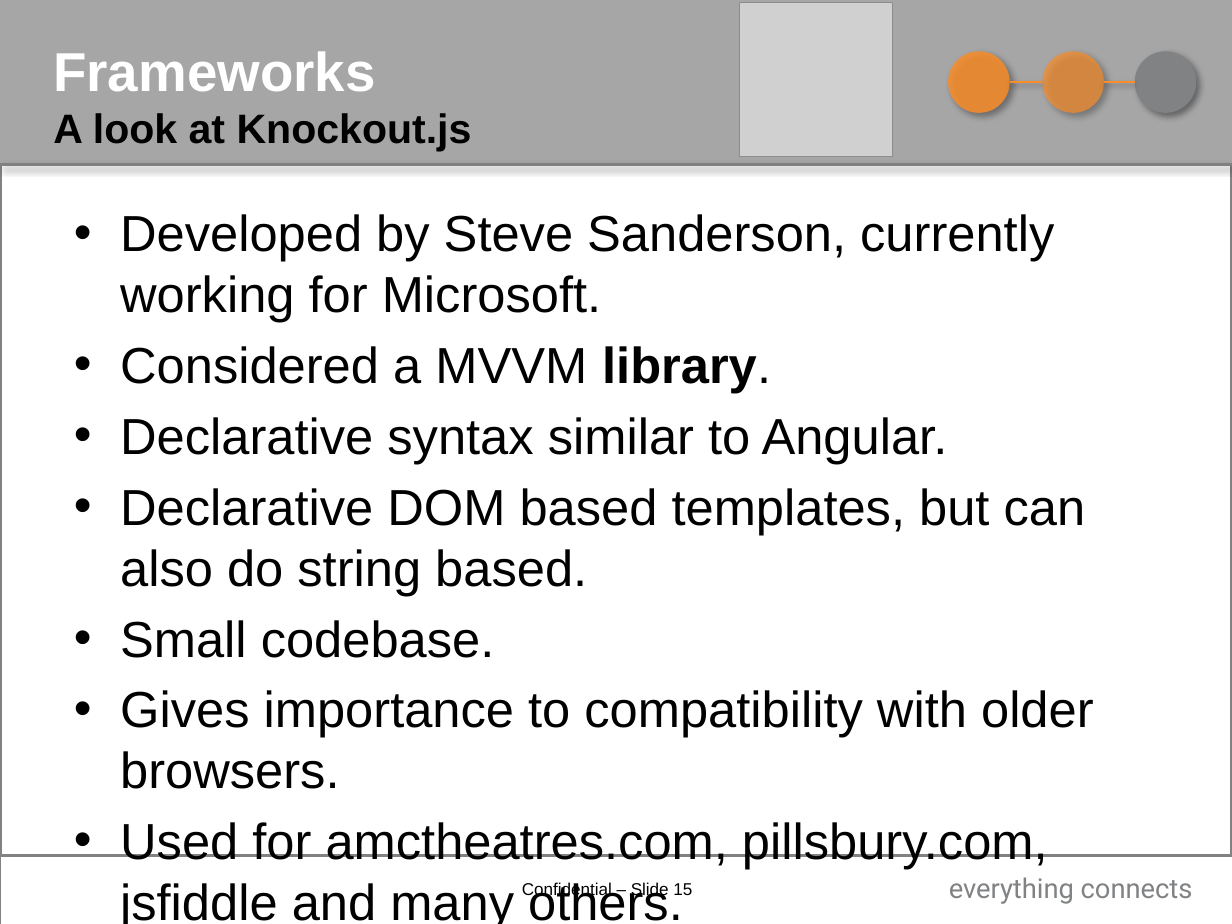
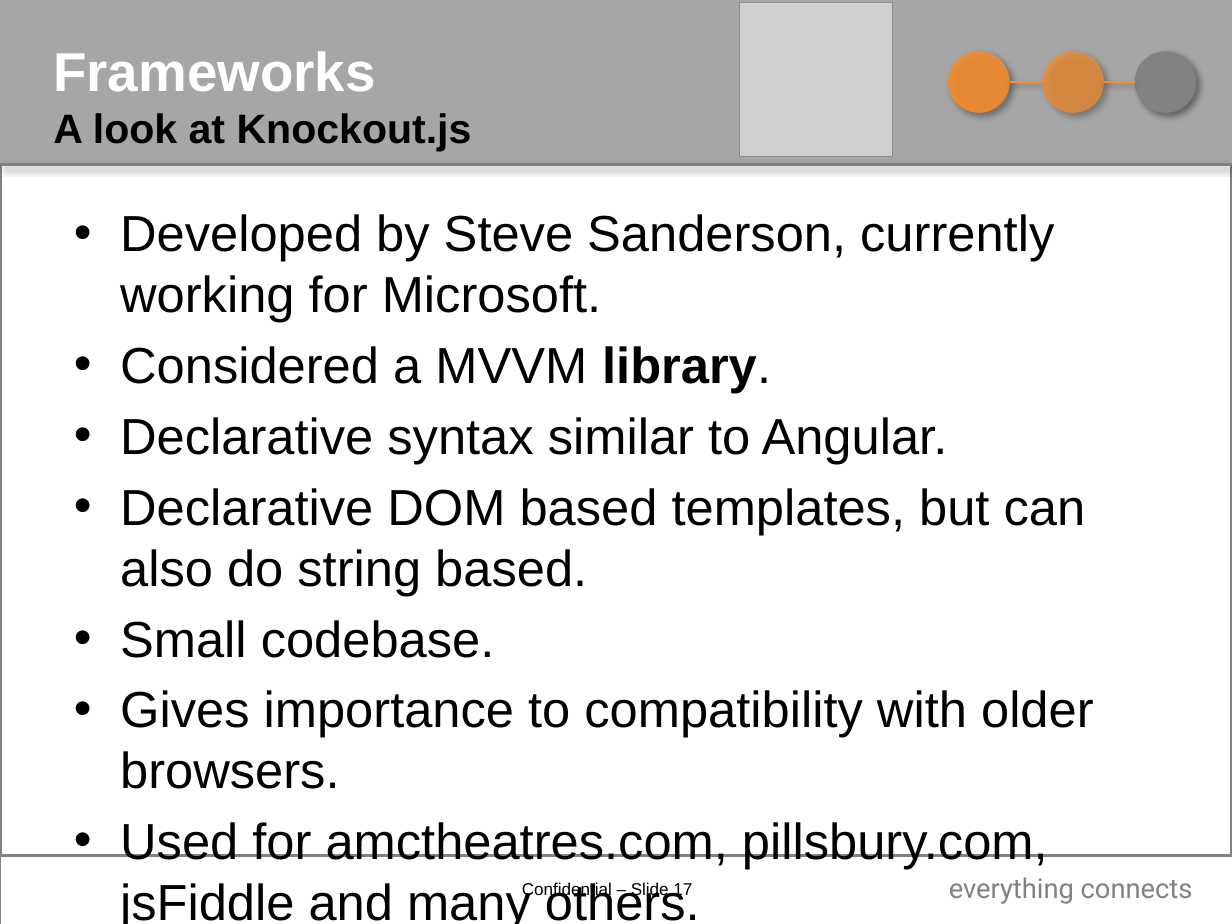
Before and after one commit to NVISIA/BBWorkshop-Ember, a slide deck: slide 17 of presentation/SPA_workshop.pptx (slide 15 before the commit). Drawn at 1232x924 pixels with LibreOffice and Linux fonts; fonts in the diff are those of the drawing; grey boxes stand for pictures; background and template pictures are left out. Boxes give left, top, right and bottom in pixels: in the first picture for what was removed or moved away, otherwise in the second. Text is boxed around its words. In the diff, an @@ line names an element or a change of style, - is before the commit and + after.

```diff
--- a/presentation/SPA_workshop.pptx
+++ b/presentation/SPA_workshop.pptx
@@ text at (x1=120, y1=822, x2=1048, y2=924): text changed @@
-• Used for amctheatres.com, pillsbury.com, jsfiddle and many others.
+• Used for amctheatres.com, pillsbury.com, jsFiddle and many others.
@@ page number at (x1=522, y1=882, x2=692, y2=899): text changed @@
-Confidential – Slide 15
+Confidential – Slide 17
```
Also in this commit, not shown: 5 other slides changed, 2 slides added, 2 other files.
